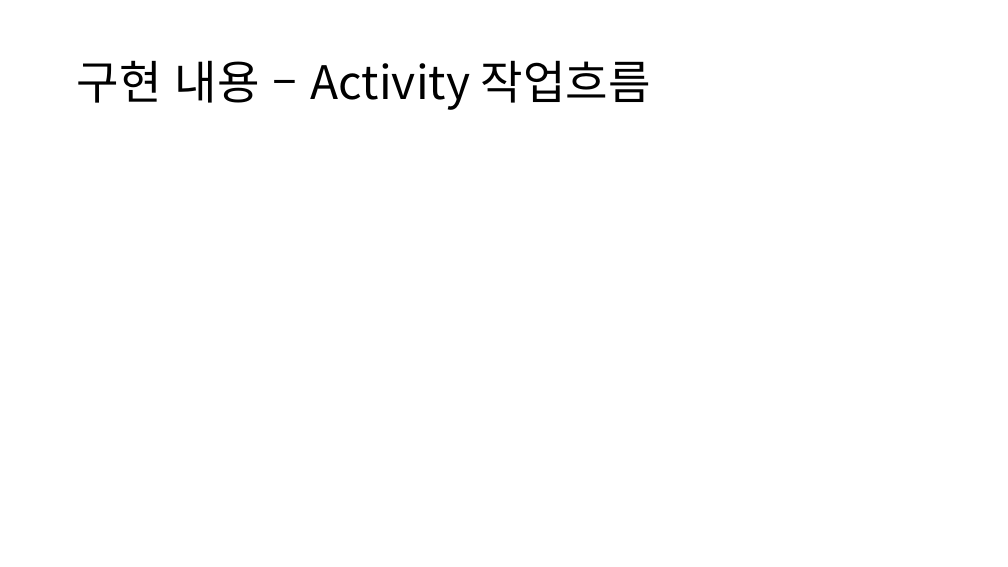
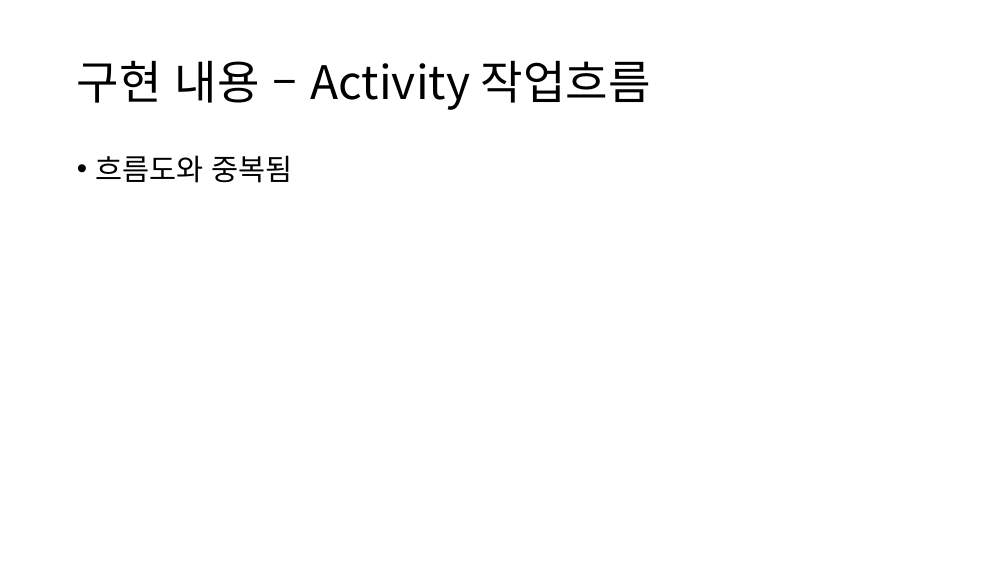
Before and after one commit to NERDHEAD/SSSimulator4S, a slide deck: slide 8 of 1512035 류주성/1512035 류주성.pptx. Drawn at 1008x567 pixels with LibreOffice and Linux fonts; fonts in the diff are those of the drawing. Boxes give left, top, right and bottom in pixels: in the first picture for what was removed or moved away, otherwise in the second. Text is boxed around its words. In the diff, an @@ line names an element or a change of style, - is before the commit and + after.

```diff
--- a/1512035 류주성/1512035 류주성.pptx
+++ b/1512035 류주성/1512035 류주성.pptx
@@ text added at <box>96,155,293,183</box>, 28 pt, text #000000 @@
+• 흐름도와 중복됨
```
Also in this commit, not shown: 3 other slides changed, 1 slide removed, 13 other files.
